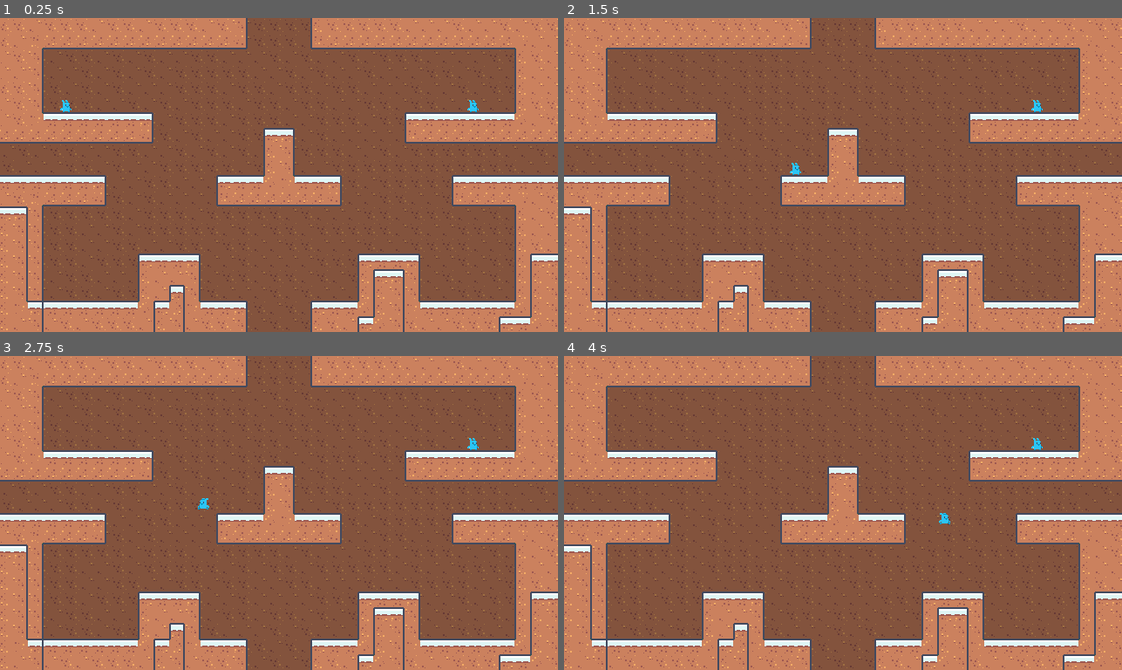
Above: before the commit, frames 1-4 (two rows, left to right).
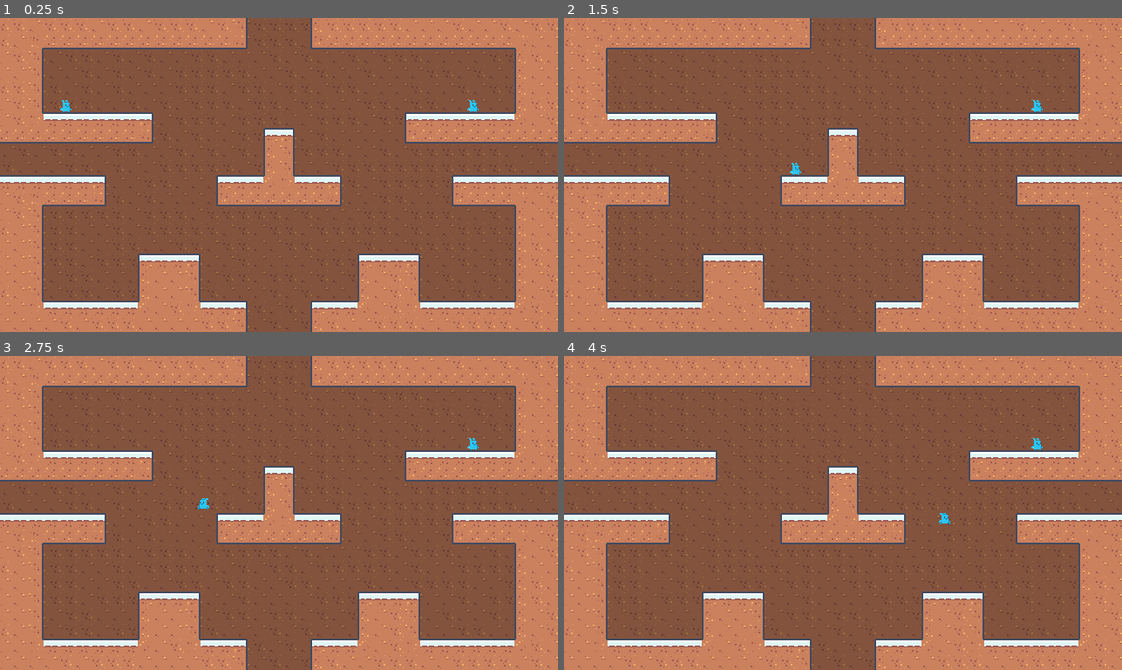
Above: after the commit, the same moments.

Repository: MrSoubi/IceCrime
Game: Godot game, scene res://TileMapTests/tile_map.tscn
The game is run twice, just before and just after one commit, with the same random seed, the same clock (stepped at 60 frames per second) and the same inputs.
Inputs:
- Up to frame 1 (0.25 s): no input
- Up to frame 2 (1.5 s): tap Enter at 0.5 s; hold Right (move_right) from 0.53 s (still down); tap Space (jump) at 0.77 s
- Up to frame 3 (2.75 s): tap Space (jump) at 1.52 s; release Right (move_right) at 2.03 s; hold Left (move_left) from 2.03 s (still down)
- Up to frame 4 (4 s): release Left (move_left) at 2.78 s; hold Right (move_right) from 2.78 s (still down); tap Space (jump) at 3.02, 3.77 s

The runs differ from the first frame. In frame 1, 1.7% of the frame differs, in the area x 0-100%, y 60-100%; in frame 2, 1.7%; in frame 3, 1.7%; in frame 4, 1.7%.

Commit message:
UI Tests

Diff:
--- a/TileMapTests/tile_map.tscn
+++ b/TileMapTests/tile_map.tscn
@@ -6,6 +6,7 @@
 [ext_resource type="TileSet" uid="uid://dribtgrpq85aq" path="res://TileMapTests/tilemap_background.tres" id="3_lr6ro"]
 [ext_resource type="Texture2D" uid="uid://bgy1nitimxxsc" path="res://TileMapTests/light_texture.png" id="6_ly2x0"]
 [ext_resource type="Script" path="res://TileMapTests/point_light_2d.gd" id="7_r1vd4"]
+[ext_resource type="PackedScene" uid="uid://cv38loorlyawe" path="res://UI_Test/control.tscn" id="8_mksil"]
 [ext_resource type="PackedScene" uid="uid://sxdd7a36rieq" path="res://Player/player.tscn" id="9_l48wo"]
 
 [node name="LevelTemplate" type="Node2D"]
@@ -81,6 +82,7 @@
 
 [node name="Parallax_ForeGround" type="ParallaxBackground" parent="GridMap"]
 layer = 5
+visible = false
 
 [node name="ParallaxLayer" type="ParallaxLayer" parent="GridMap/Parallax_ForeGround"]
 
@@ -97,3 +99,11 @@
 player_id = 1
 
 [node name="Camera2D" type="Camera2D" parent="."]
+
+[node name="Control" parent="." instance=ExtResource("8_mksil")]
+visible = false
+z_index = 1000
+offset_left = -320.0
+offset_top = -180.0
+offset_right = 320.0
+offset_bottom = 180.0
--- a/UI_Test/control.tscn
+++ b/UI_Test/control.tscn
@@ -1,6 +1,7 @@
-[gd_scene load_steps=2 format=3 uid="uid://cv38loorlyawe"]
+[gd_scene load_steps=3 format=3 uid="uid://cv38loorlyawe"]
 
 [ext_resource type="Script" path="res://UI_Test/control.gd" id="1_mkq0h"]
+[ext_resource type="Texture2D" uid="uid://bo8t8e41lkrji" path="res://UI_Test/Sprite-0003.png" id="2_ujjeh"]
 
 [node name="Control" type="Control"]
 texture_filter = 1
@@ -13,6 +14,7 @@
 script = ExtResource("1_mkq0h")
 
 [node name="VBoxContainer" type="VBoxContainer" parent="."]
+visible = false
 layout_mode = 1
 anchors_preset = 14
 anchor_top = 0.5
@@ -53,3 +55,19 @@
 focus_neighbor_top = NodePath("../Label4")
 focus_neighbor_bottom = NodePath("../Label")
 text = "1"
+
+[node name="NinePatchRect" type="NinePatchRect" parent="."]
+layout_mode = 1
+anchors_preset = 15
+anchor_right = 1.0
+anchor_bottom = 1.0
+grow_horizontal = 2
+grow_vertical = 2
+texture = ExtResource("2_ujjeh")
+region_rect = Rect2(0, 0, 64, 64)
+patch_margin_left = 22
+patch_margin_top = 22
+patch_margin_right = 22
+patch_margin_bottom = 22
+axis_stretch_horizontal = 1
+axis_stretch_vertical = 1
Not shown: 1 places in TileMapTests/tile_map.tscn that only renumber resources
Binary file added: UI_Test/Sprite-0002.png
Not shown, added: UI_Test/Sprite-0002.png.import
Binary file added: UI_Test/Sprite-0003.png
Not shown, added: UI_Test/Sprite-0003.png.import
